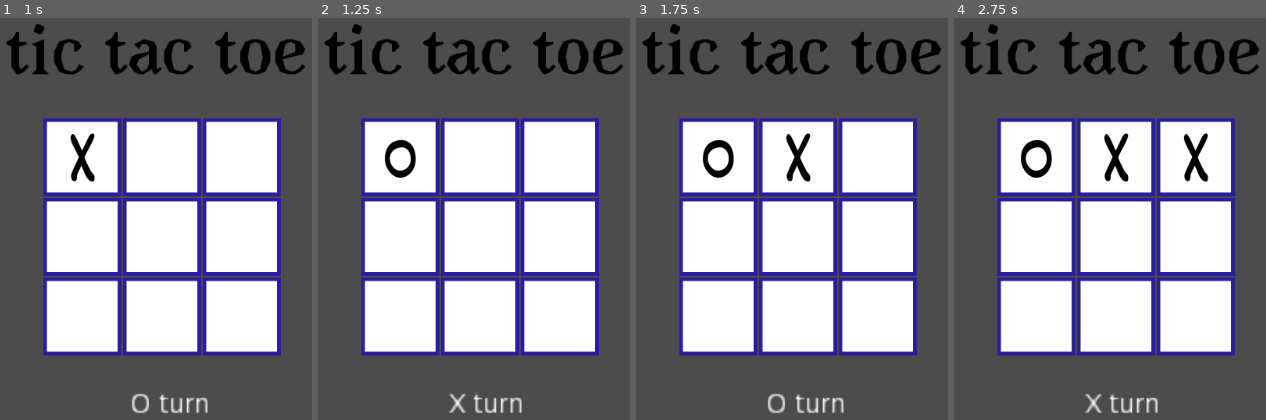
Above: before the commit, frames 1-4 (left to right).
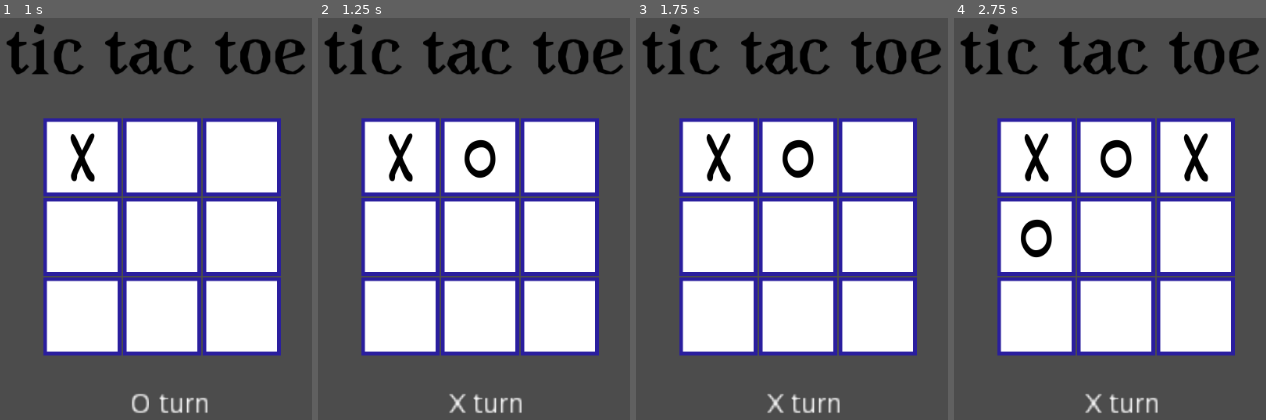
Above: after the commit, the same moments.

Repository: containedx/tic-tac-toe-AI
Game: Godot game, scene res://main_scene/game_scene.tscn
Two runs of this game, one before a commit and one after it. Both use one fixed random seed, a clock stepped at 60 frames per second and the inputs below. The project has no main scene, so this scene is started directly.
Inputs (mouse positions are in pixels of both pictures, inside the frame that each line leads up to):
- Up to frame 1 (1 s): click (81, 158) at 0.52 s
- Up to frame 2 (1.25 s): no input
- Up to frame 3 (1.75 s): click (798, 158) at 1.27 s
- Up to frame 4 (2.75 s): click (1197, 158) at 2.02 s

Frame 1 is identical in both runs. In frame 2, 1.2% of the frame differs, in the area x 21-58%, y 28-41%; in frame 3, 2.2%, in the area x 21-67%, y 28-99%; in frame 4, 2.0%.

Commit message:
kinda working but no

Diff:
--- a/tic_tac_toe_ai/main_scene/computer_player.gd
+++ b/tic_tac_toe_ai/main_scene/computer_player.gd
@@ -35,31 +35,32 @@
 
 
 func minimax(board : Array, depth, is_max) -> int:
-	print("minimax 0")
 	var result = check_win(board)
 	if result != -1 : # => someone won
 		return count_score(result)
 
 	if is_max : #calculating computer best move
-		print("minimax max")
 		var best_score = -INF
+
 		for i in range(3):
 			for j in range(3):
 				if board[i][j] == -1: #if avaiable
 					board[i][j] = 0 #computer ai move
 					var score = minimax(board, depth + 1, false)
 					best_score = max(score, best_score)
+
 		return best_score
 
 	else : #calculating worst senario for human
-		print("minimax min")
-		var best_score = -INF
+		var best_score = +INF
+
 		for i in range(3):
 			for j in range(3):
 				if board[i][j] == -1: #if avaiable
 					board[i][j] = 1 #human move
 					var score = minimax(board, depth + 1, true)
 					best_score = min(score, best_score)
+
 		return best_score
 
 
